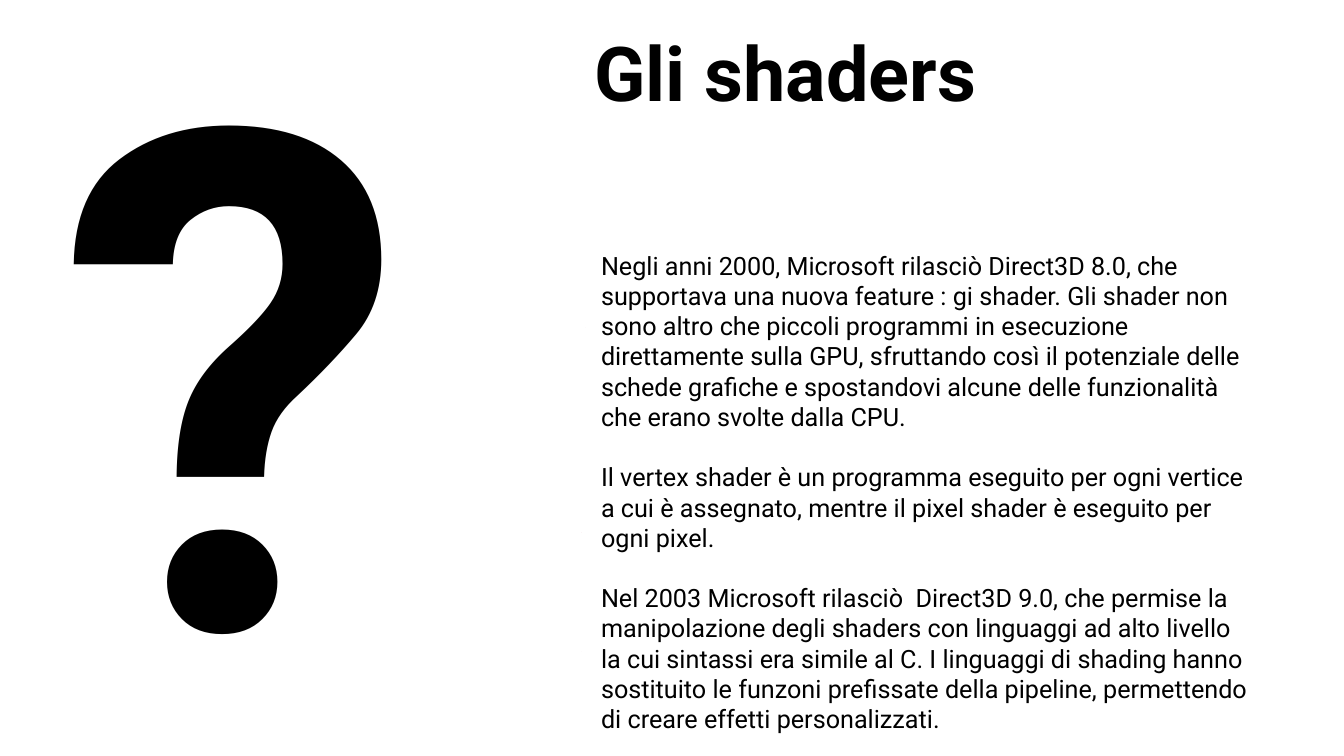
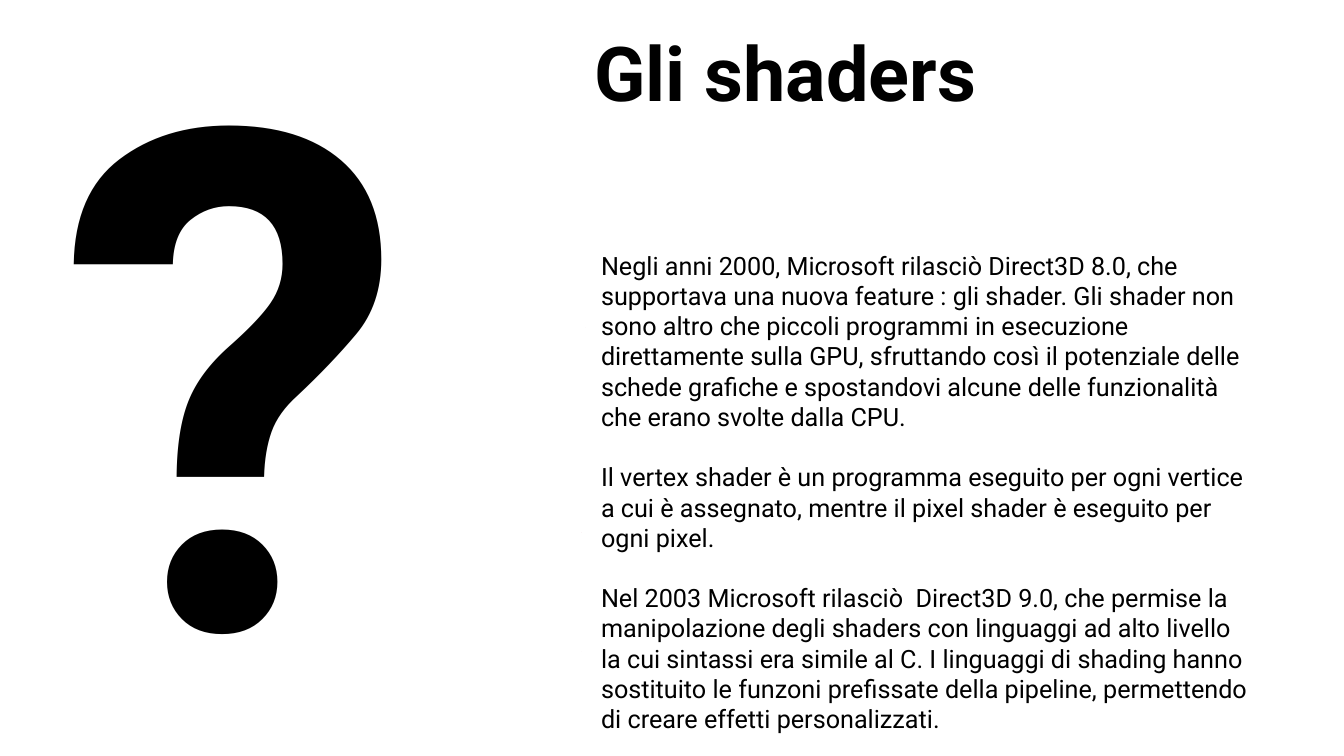
Before and after one commit to AntonioDOrazio/MobileProgramming_OpenGL, a slide deck: slide 8 of Materiale/BozzaOpenGL.pptx. Drawn at 1344x756 pixels with LibreOffice and Linux fonts; fonts in the diff are those of the drawing. Boxes give left, top, right and bottom in pixels: in the first picture for what was removed or moved away, otherwise in the second. Text is boxed around its words. In the diff, an @@ line names an element or a change of style, - is before the commit and + after.

```diff
--- a/Materiale/BozzaOpenGL.pptx
+++ b/Materiale/BozzaOpenGL.pptx
@@ free "Negli anni 2000, Microsoft rilasciò ...": place and size @@
-free "Negli anni 2000, Microsoft rilasciò ..." at (590,245,1262,738)
+free "Negli anni 2000, Microsoft rilasciò ..." at (590,245,1262,744)
@@ text in free at (601,256,1239,427): text changed @@
-Negli anni 2000, Microsoft rilasciò Direct3D 8.0, che supportava una nuova feature : gi shader. Gli shader non sono altro che piccoli programmi in esecuzione direttamente sulla GPU, sfruttando così il potenziale delle schede grafiche e spostandovi alcune delle funzionalità che erano svolte dalla CPU.
+Negli anni 2000, Microsoft rilasciò Direct3D 8.0, che supportava una nuova feature : gli shader. Gli shader non sono altro che piccoli programmi in esecuzione direttamente sulla GPU, sfruttando così il potenziale delle schede grafiche e spostandovi alcune delle funzionalità che erano svolte dalla CPU.
```
Also in this commit, not shown: 9 other files.
